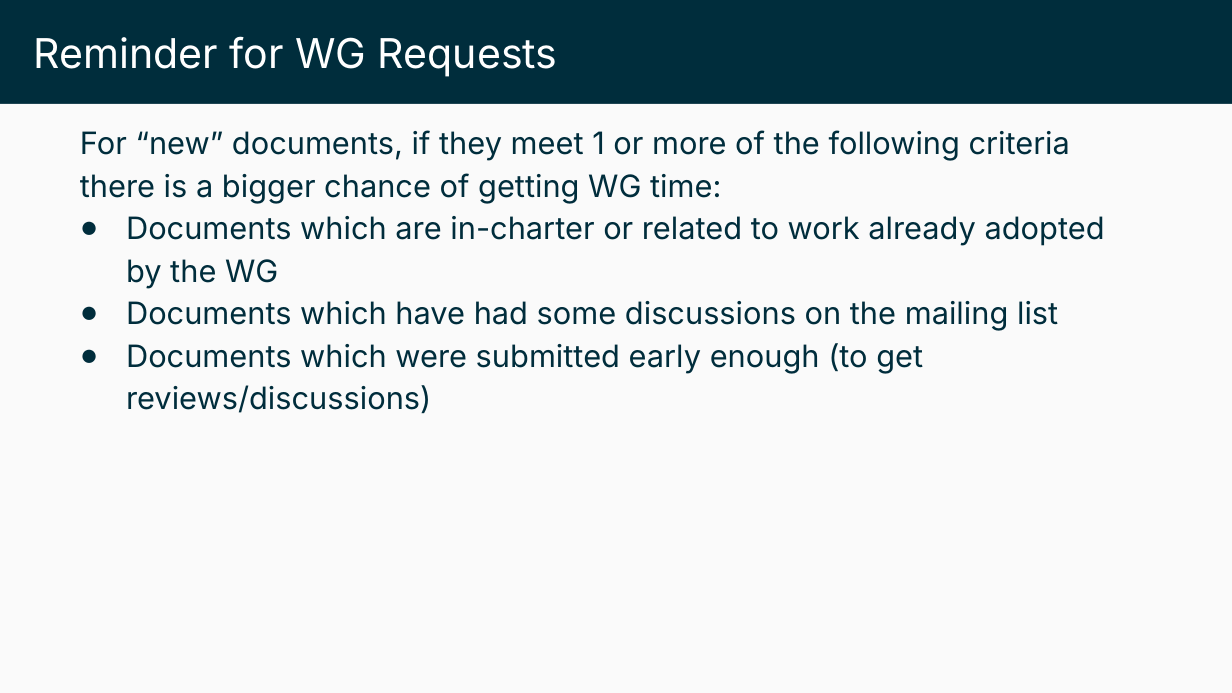
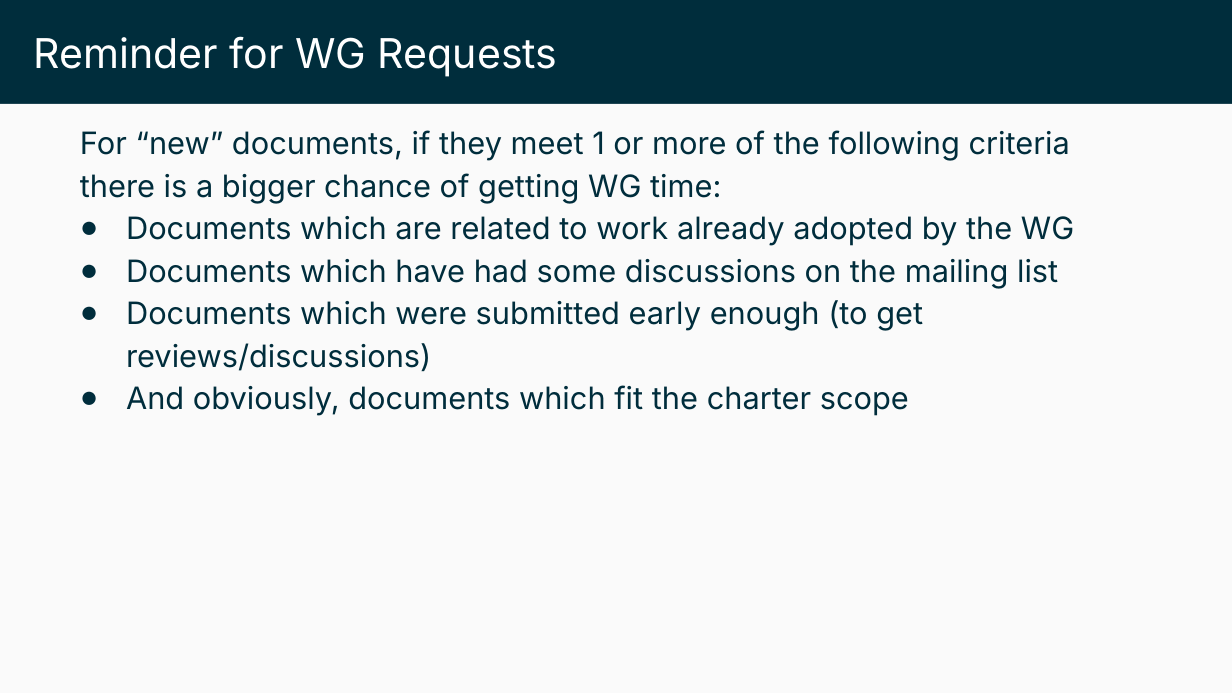
Before and after one commit to ietf-wg-nmop/IETF-Meetings, a slide deck: slide 6 of 127/slides/slides-127-nmop-chair-slides-session1.pptx. Drawn at 1232x693 pixels with LibreOffice and Linux fonts; fonts in the diff are those of the drawing. Boxes give left, top, right and bottom in pixels: in the first picture for what was removed or moved away, otherwise in the second. Text is boxed around its words. In the diff, an @@ line names an element or a change of style, - is before the commit and + after.

```diff
--- a/127/slides/slides-127-nmop-chair-slides-session1.pptx
+++ b/127/slides/slides-127-nmop-chair-slides-session1.pptx
@@ text at [126, 216, 1074, 246]: text changed @@
-● Documents which are in-charter or related to work already adopted by the WG
+● Documents which are related to work already adopted by the WG
@@ text at [126, 385, 909, 416]: paragraph added @@
+● And obviously, documents which fit the charter scope
```
Also in this commit, not shown: 1 other file.
